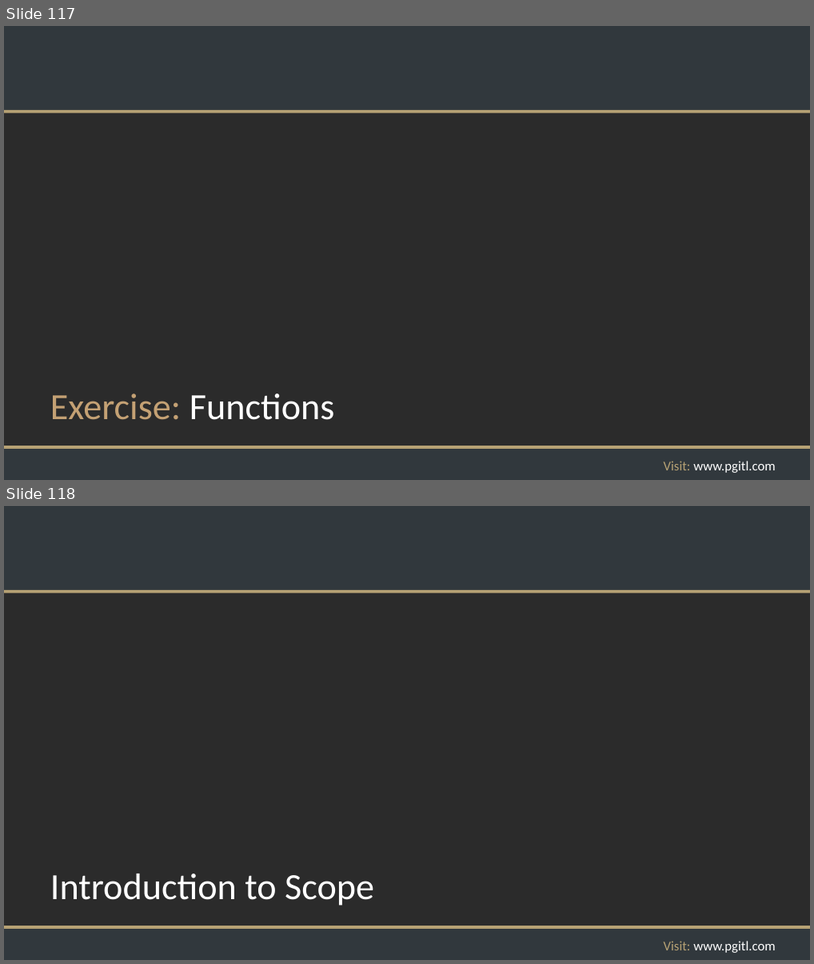
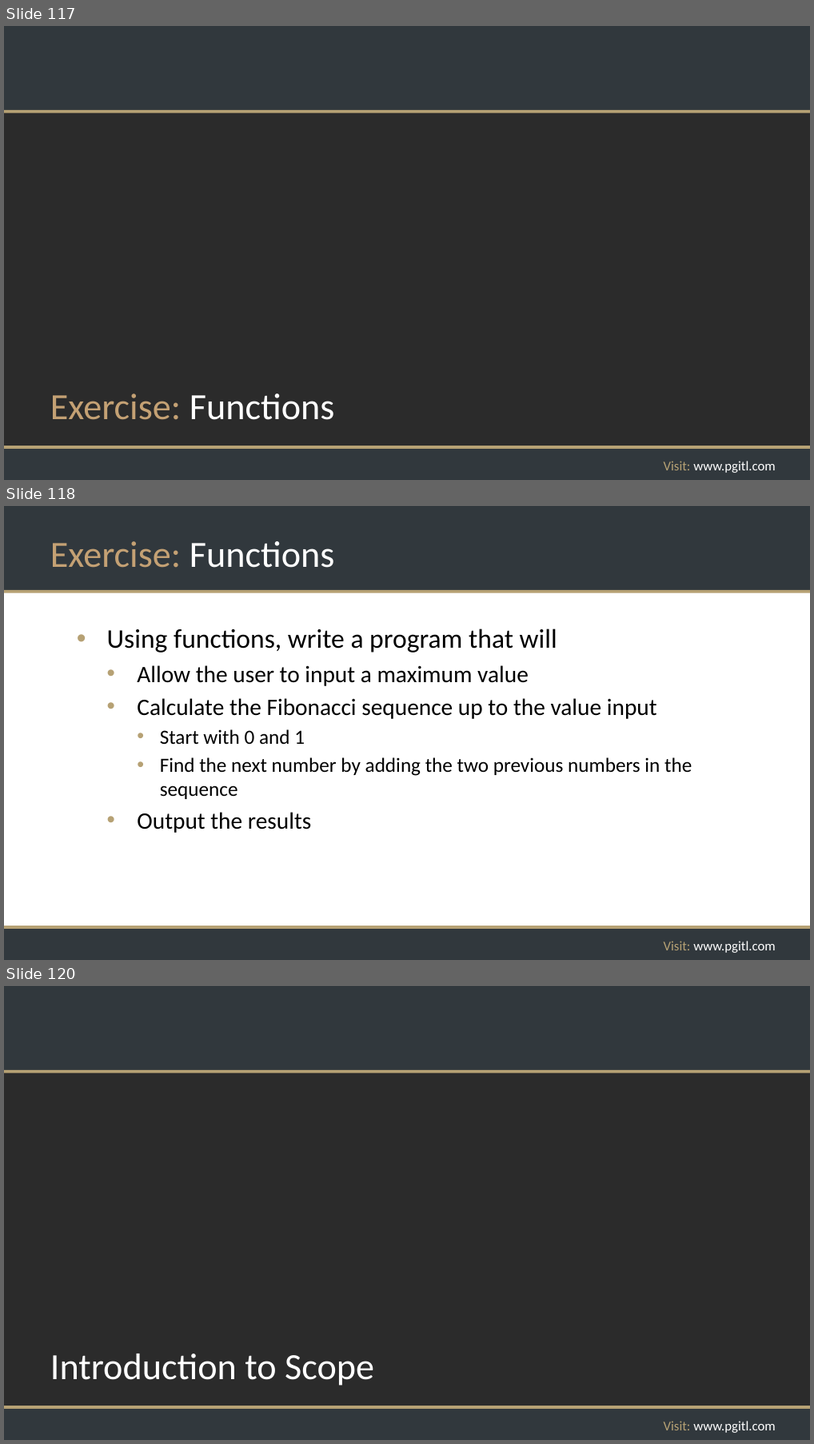
Before and after one commit to rikkouri/project-a, a slide deck: Programming Foundations.pptx. Shown one above the other, each under a label of ours: slides 117 and 118 before the commit, slides 117, 118 and 120 after it; the slides between them are not shown. The pictures are 814x964 and 814x1444 pixels, drawn with LibreOffice and Linux fonts; fonts in the diff are those of the drawing; background and template pictures are left out; a plain dark background stands for a picture behind light text. Boxes give left, top, right and bottom in pixels: in the first picture for what was removed or moved away, otherwise in the second. Text is boxed around its words. In the diff, an @@ line names an element or a change of style, - is before the commit and + after.

Commit message:
Functions exercise

```diff
--- a/Programming Foundations.pptx
+++ b/Programming Foundations.pptx
@@ slide 118 added at [4, 506, 810, 960], background #FFFFFF; not listed: 5 template elements that a slide beside it also shows @@
@@ title added at [50, 541, 335, 568], 44 pt, text #C4A174 @@
+Exercise: Functions
@@ text added at [107, 628, 692, 832], 28 pt, text #000000 @@
+• Using functions, write a program that will
+  • Allow the user to input a maximum value
+  • Calculate the Fibonacci sequence up to the value input
+    • Start with 0 and 1
+    • Find the next number by adding the two previous numbers in the sequence
+  • Output the results
@@ what was slide 118 is now slide 120 @@
```
Also in this commit, not shown: 3 slides changed, 1 other slide added, 1 other file.
